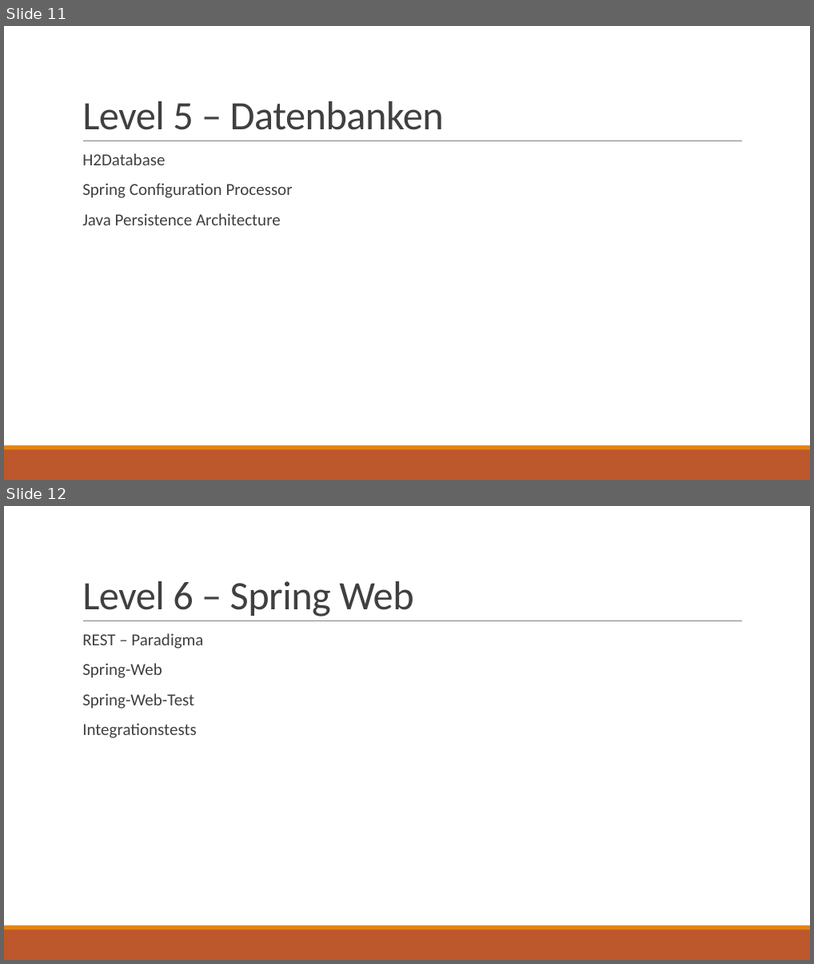
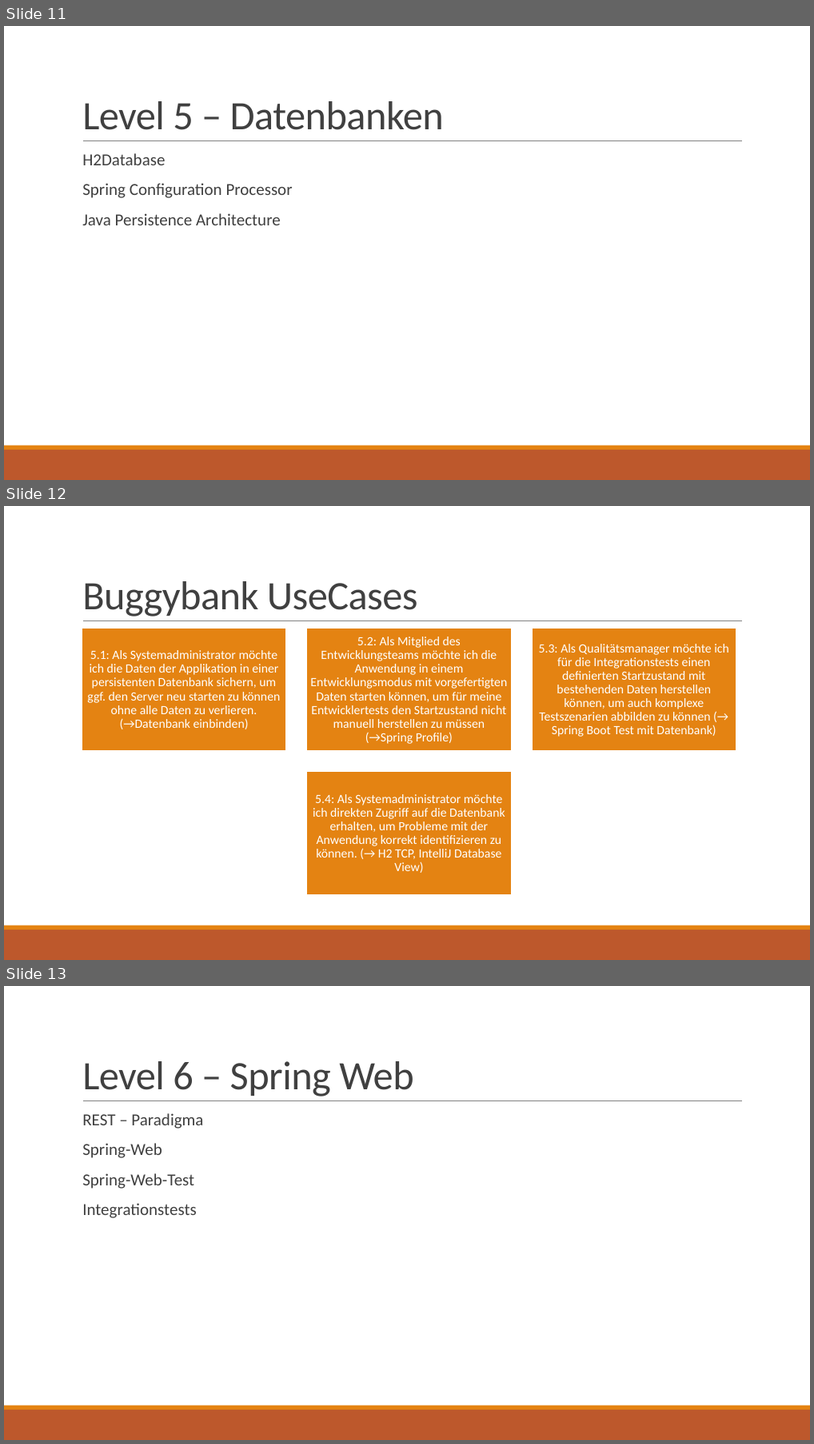
Before and after one commit to SpiritTesting/buggybank, a slide deck: Aufgaben.pptx. Shown one above the other, each under a label of ours: slides 11 and 12 before the commit, slides 11, 12 and 13 after it. The pictures are 814x964 and 814x1444 pixels, drawn with LibreOffice and Linux fonts; fonts in the diff are those of the drawing; background and template pictures are left out. Boxes give left, top, right and bottom in pixels: in the first picture for what was removed or moved away, otherwise in the second. Text is boxed around its words. In the diff, an @@ line names an element or a change of style, - is before the commit and + after.

Commit message:
Datenbank eingefuehrt

```diff
--- a/Aufgaben.pptx
+++ b/Aufgaben.pptx
@@ slide 12 added at (x1=4, y1=506, x2=810, y2=960), background #FFFFFF; not listed: 3 template elements that a slide beside it also shows @@
@@ title added at (x1=82, y1=581, x2=418, y2=616), 48 pt, text #404040 @@
+Buggybank UseCases
@@ group added at (x1=82, y1=628, x2=737, y2=894): 4 rectangles, 4 texts @@
+5.1: Als Systemadministrator möchte ich die Daten der Applikation in einer persistenten Datenbank sichern, um ggf. den Server neu starten zu können ohne alle Daten zu verlieren.
+(→Datenbank einbinden)
+5.2: Als Mitglied des Entwicklungsteams möchte ich die Anwendung in einem Entwicklungsmodus mit vorgefertigten Daten starten können, um für meine Entwicklertests den Startzustand nicht manuell herstellen zu müssen (→Spring Profile)
+5.3: Als Qualitätsmanager möchte ich für die Integrationstests einen definierten Startzustand mit bestehenden Daten herstellen können, um auch komplexe Testszenarien abbilden zu können (→ Spring Boot Test mit Datenbank)
+5.4: Als Systemadministrator möchte ich direkten Zugriff auf die Datenbank erhalten, um Probleme mit der Anwendung korrekt identifizieren zu können. (→ H2 TCP, IntelliJ Database View)
@@ what was slide 12 is now slide 13 @@
```
Also in this commit, not shown: 35 other files.
